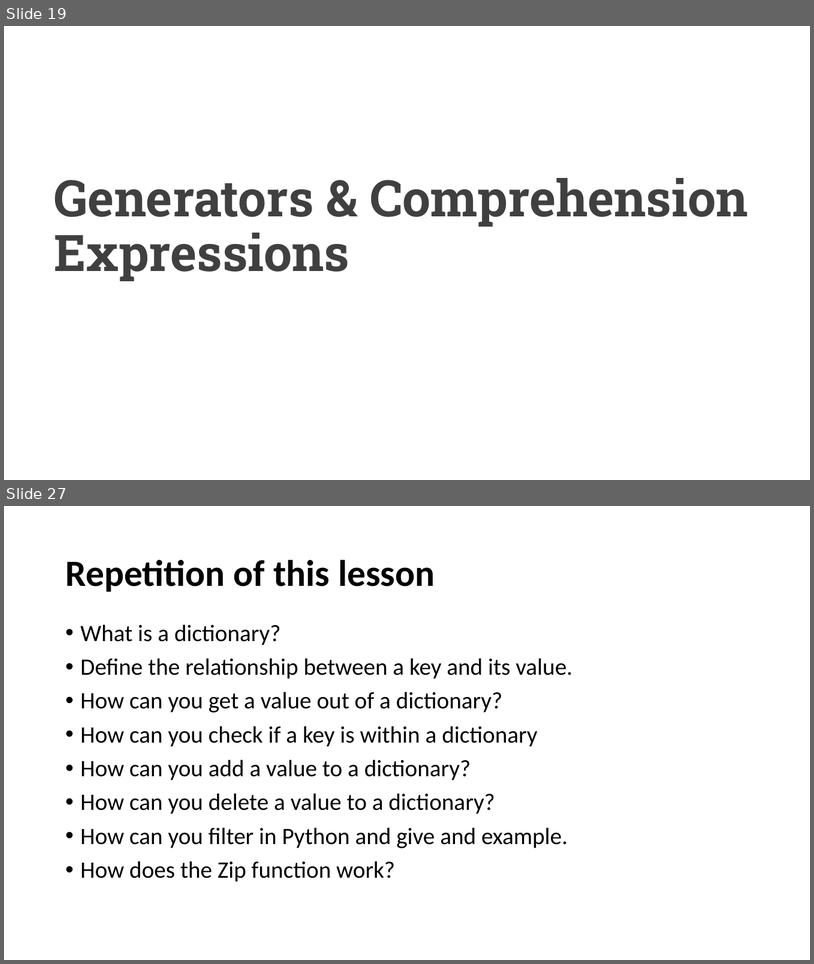
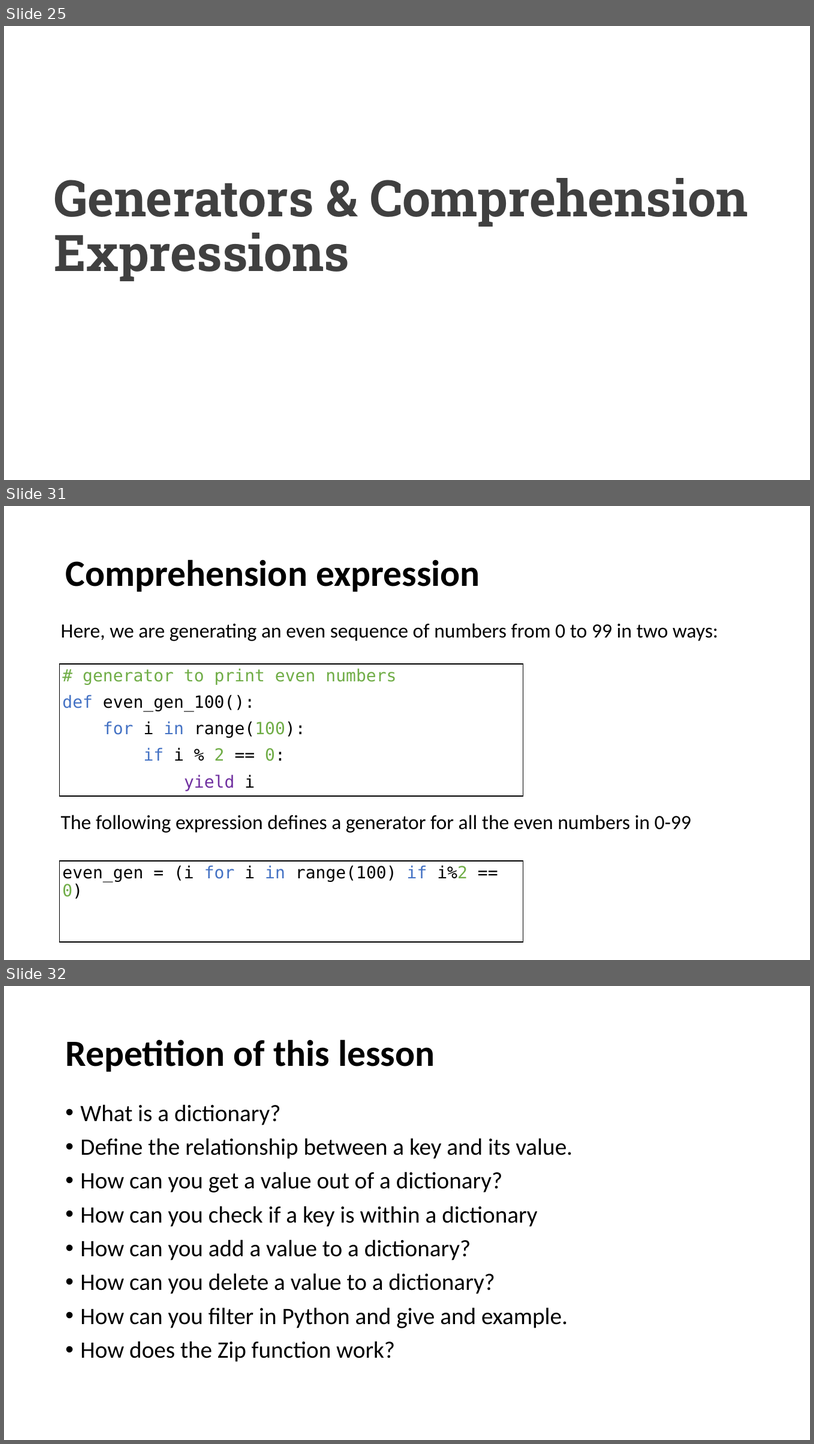
Before and after one commit to UCLL-PR2/exercises, a slide deck: 03-iterable&generators/programming2_iterable.pptx. Shown one above the other, each under a label of ours: slides 19 and 27 before the commit, slides 25, 31 and 32 after it; the slides between them are not shown. The pictures are 814x964 and 814x1444 pixels, drawn with LibreOffice and Linux fonts; fonts in the diff are those of the drawing. Boxes give left, top, right and bottom in pixels: in the first picture for what was removed or moved away, otherwise in the second. Text is boxed around its words. In the diff, an @@ line names an element or a change of style, - is before the commit and + after.

```diff
--- a/03-iterable&generators/programming2_iterable.pptx
+++ b/03-iterable&generators/programming2_iterable.pptx
@@ slide 31 added at (4,506,810,960), background #FFFFFF @@
@@ title added at (65,559,480,592), 44 pt, text #000000, bold @@
+Comprehension expression
@@ text added at (61,623,719,641), 24 pt, text #000000 @@
+  Here, we are generating an even sequence of numbers from 0 to 99 in two ways:
@@ rectangle added at (60,664,524,796), outline #000000 1 pt, 20 pt, text #70AD47 @@
+# generator to print even numbers
+def even_gen_100():
+for i in range(100):
+if i % 2 == 0:
+yield i
@@ text added at (61,814,692,832), 24 pt, text #000000 @@
+  The following expression defines a generator for all the even numbers in 0-99
@@ rectangle added at (60,861,524,942), outline #000000 1 pt, 20 pt, text #000000 @@
+even_gen = (i for i in range(100) if i%2 == 0)
@@ what was slide 19 is now slide 25 @@
@@ what was slide 27 is now slide 32 @@
```
Also in this commit, not shown: 5 slides changed, 5 other slides added, 1 slide removed, 1 other file.
